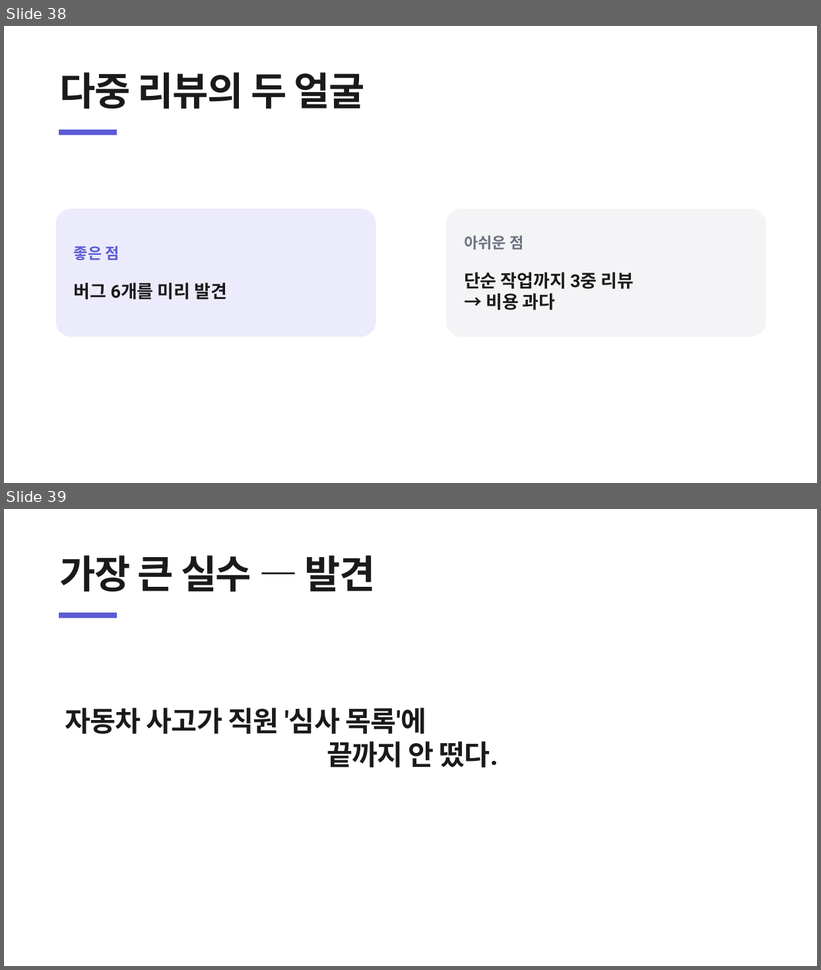
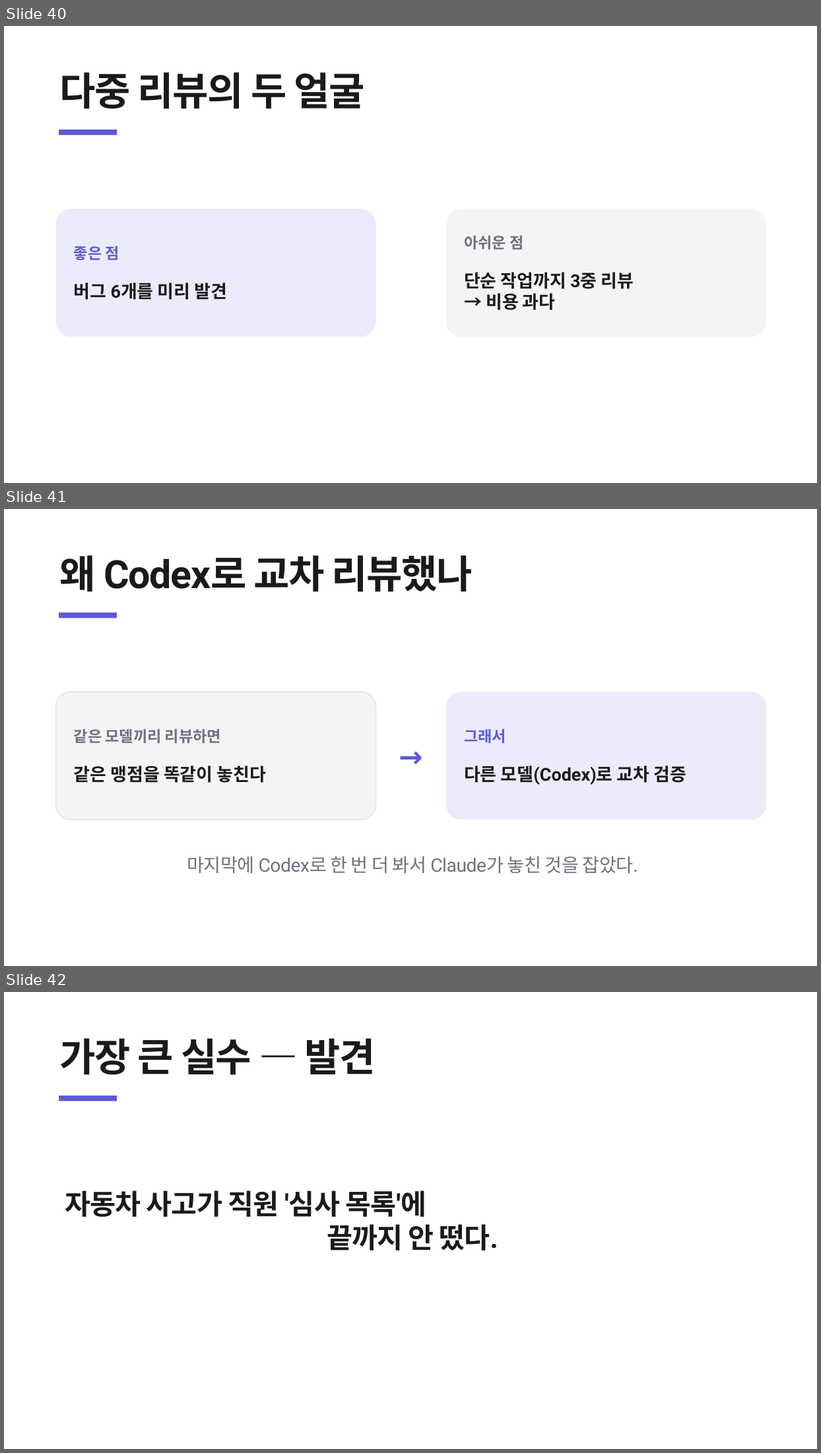
Before and after one commit to heyoonyoon/distributed-programming, a slide deck: docs/presentation/보험발표-figma.pptx. Shown one above the other, each under a label of ours: slides 38 and 39 before the commit, slides 40, 41 and 42 after it. The pictures are 821x970 and 821x1453 pixels, drawn with LibreOffice and Linux fonts; fonts in the diff are those of the drawing. Boxes give left, top, right and bottom in pixels: in the first picture for what was removed or moved away, otherwise in the second. Text is boxed around its words. In the diff, an @@ line names an element or a change of style, - is before the commit and + after.

```diff
--- a/docs/presentation/보험발표-figma.pptx
+++ b/docs/presentation/보험발표-figma.pptx
@@ slide 41 added at [4,509,817,966], background #FFFFFF @@
@@ text added at [60,555,472,592], 46 pt, text #1A1A1A, bold @@
+왜 Codex로 교차 리뷰했나
@@ rectangle added at [59,613,117,618], fill #5B5BD6 @@
@@ rounded rectangle added at [56,692,376,820], fill #F4F4F6, outline #E6E6E6 1.3 pt, 21 pt, text #1A1A1A, bold @@
+같은 모델끼리 리뷰하면
+같은 맹점을 똑같이 놓친다
@@ rounded rectangle added at [446,692,766,820], fill #ECEBFB, 21 pt, text #1A1A1A, bold @@
+그래서
+다른 모델(Codex)로 교차 검증
@@ text added at [386,735,435,778], 34 pt, text #5B5BD6, bold @@
+→
@@ text added at [187,856,638,873], 22 pt, text #6B7280 @@
+마지막에 Codex로 한 번 더 봐서 Claude가 놓친 것을 잡았다.
@@ what was slide 38 is now slide 40 @@
@@ what was slide 39 is now slide 42 @@
```
Also in this commit, not shown: 2 other slides added, 1 other file.
